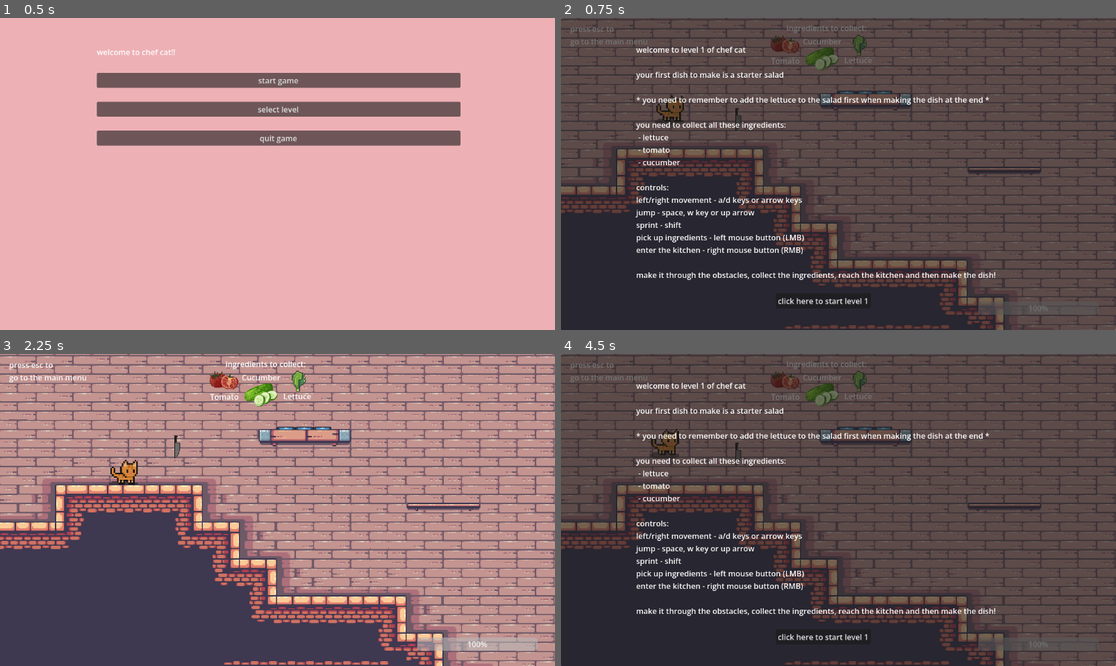
Above: before the commit, frames 1-4 (two rows, left to right).
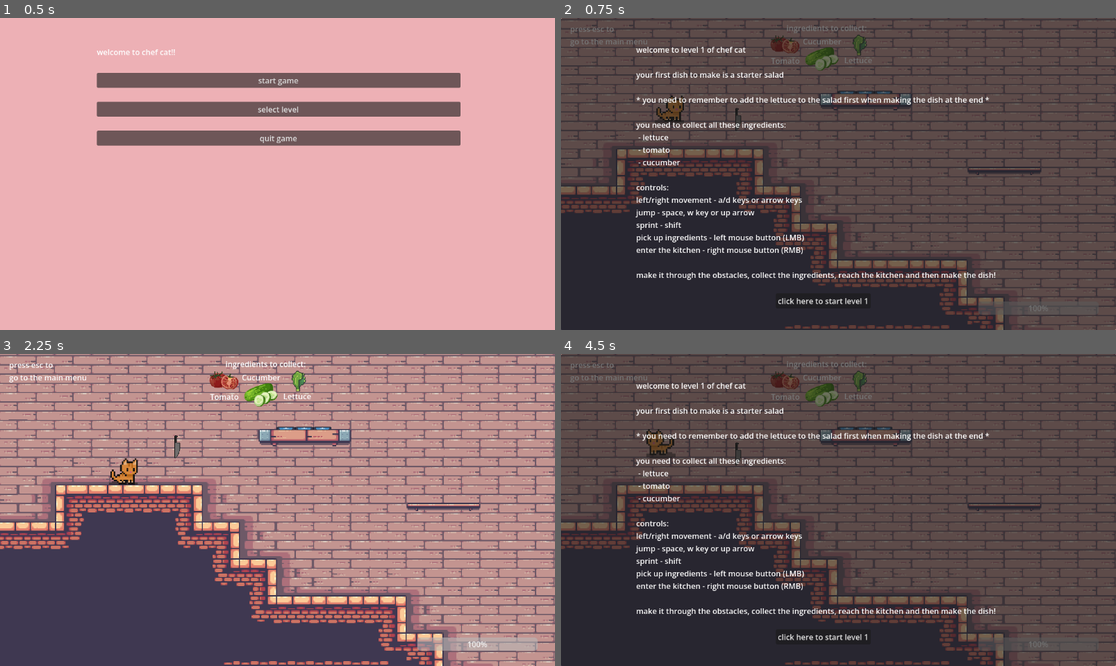
Above: after the commit, the same moments.

Repository: 24106/chef-cat
Game: Godot game, scene res://scenes/main_menu.tscn
Same seed, same stepped clock (60 frames per second), same inputs: the game is played once before the commit and once after it. The engine's default icon, where the game draws it, is replaced by a stand-in: a white triangle on a blue panel in a dark square.
Inputs (mouse positions are in pixels of both pictures, inside the frame that each line leads up to):
- Up to frame 1 (0.5 s): no input
- Up to frame 2 (0.75 s): click "start game" at 0.5 s
- Up to frame 3 (2.25 s): click "click here to start level 1" at 1.25 s; move the mouse to (399, 494) at 2.02 s; hold Right (player_right) from 2.03 s (still down); click (399, 494) at 2.1 s
- Up to frame 4 (4.5 s): tap Up (player_jump) at 2.27, 3.77 s; release Right (player_right) at 2.75 s; click "click here to start level 1" at 2.75 s; move the mouse to (727, 525) at 3.52 s; hold Right (player_right) 3.53-4.28 s; tap Shift (player_sprint) at 3.6 s; move the mouse to (894, 441) at 4.27 s; hold Left (player_left) from 4.28 s (still down); click (894, 441) at 4.35 s

Frame 1 is identical in both runs. In frame 2, less than 0.1% of the frame differs, in the area x 17-21%, y 27-33%; in frame 3, 0.1%; in frame 4, 0.3%, in the area x 15-22%, y 24-33%.

Commit message:
player move animation played when in motion + player flipped when facing certain directions

Diff:
--- a/scenes/player.tscn
+++ b/scenes/player.tscn
@@ -58,6 +58,38 @@
 atlas = ExtResource("4_d2wvv")
 region = Rect2(0, 3200, 1600, 1600)
 
+[sub_resource type="AtlasTexture" id="AtlasTexture_2gdjj"]
+atlas = ExtResource("3_y4r1p")
+region = Rect2(1600, 1600, 1600, 1600)
+
+[sub_resource type="AtlasTexture" id="AtlasTexture_sc3ue"]
+atlas = ExtResource("3_y4r1p")
+region = Rect2(0, 1600, 1600, 1600)
+
+[sub_resource type="AtlasTexture" id="AtlasTexture_lxlsd"]
+atlas = ExtResource("3_y4r1p")
+region = Rect2(1600, 0, 1600, 1600)
+
+[sub_resource type="AtlasTexture" id="AtlasTexture_ha2mi"]
+atlas = ExtResource("3_y4r1p")
+region = Rect2(0, 0, 1600, 1600)
+
+[sub_resource type="AtlasTexture" id="AtlasTexture_apa73"]
+atlas = ExtResource("6_jej6c")
+region = Rect2(1600, 1600, 1600, 1600)
+
+[sub_resource type="AtlasTexture" id="AtlasTexture_74r1k"]
+atlas = ExtResource("6_jej6c")
+region = Rect2(0, 1600, 1600, 1600)
+
+[sub_resource type="AtlasTexture" id="AtlasTexture_8svfe"]
+atlas = ExtResource("6_jej6c")
+region = Rect2(1600, 0, 1600, 1600)
+
+[sub_resource type="AtlasTexture" id="AtlasTexture_2a3c5"]
+atlas = ExtResource("6_jej6c")
+region = Rect2(0, 0, 1600, 1600)
+
 [sub_resource type="AtlasTexture" id="AtlasTexture_pf23h"]
 atlas = ExtResource("5_3v2ag")
 region = Rect2(0, 0, 1600, 1600)
@@ -114,6 +146,22 @@
 atlas = ExtResource("7_f1ej7")
 region = Rect2(0, 3200, 1600, 1600)
 
+[sub_resource type="AtlasTexture" id="AtlasTexture_42b1b"]
+atlas = ExtResource("6_jej6c")
+region = Rect2(1600, 1600, 1600, 1600)
+
+[sub_resource type="AtlasTexture" id="AtlasTexture_h7ic4"]
+atlas = ExtResource("6_jej6c")
+region = Rect2(0, 1600, 1600, 1600)
+
+[sub_resource type="AtlasTexture" id="AtlasTexture_au7lq"]
+atlas = ExtResource("6_jej6c")
+region = Rect2(1600, 0, 1600, 1600)
+
+[sub_resource type="AtlasTexture" id="AtlasTexture_nubpm"]
+atlas = ExtResource("6_jej6c")
+region = Rect2(0, 0, 1600, 1600)
+
 [sub_resource type="AtlasTexture" id="AtlasTexture_giy8y"]
 atlas = ExtResource("8_oprun")
 region = Rect2(0, 0, 1600, 1600)
@@ -134,6 +182,50 @@
 atlas = ExtResource("8_oprun")
 region = Rect2(0, 3200, 1600, 1600)
 
+[sub_resource type="AtlasTexture" id="AtlasTexture_ur7pv"]
+atlas = ExtResource("2_ur7pv")
+region = Rect2(0, 1600, 1600, 1600)
+
+[sub_resource type="AtlasTexture" id="AtlasTexture_y4r1p"]
+atlas = ExtResource("2_ur7pv")
+region = Rect2(1600, 0, 1600, 1600)
+
+[sub_resource type="AtlasTexture" id="AtlasTexture_d2wvv"]
+atlas = ExtResource("2_ur7pv")
+region = Rect2(0, 0, 1600, 1600)
+
+[sub_resource type="AtlasTexture" id="AtlasTexture_3v2ag"]
+atlas = ExtResource("3_y4r1p")
+region = Rect2(1600, 1600, 1600, 1600)
+
+[sub_resource type="AtlasTexture" id="AtlasTexture_jej6c"]
+atlas = ExtResource("3_y4r1p")
+region = Rect2(0, 1600, 1600, 1600)
+
+[sub_resource type="AtlasTexture" id="AtlasTexture_f1ej7"]
+atlas = ExtResource("3_y4r1p")
+region = Rect2(1600, 0, 1600, 1600)
+
+[sub_resource type="AtlasTexture" id="AtlasTexture_oprun"]
+atlas = ExtResource("3_y4r1p")
+region = Rect2(0, 0, 1600, 1600)
+
+[sub_resource type="AtlasTexture" id="AtlasTexture_mx1m4"]
+atlas = ExtResource("6_jej6c")
+region = Rect2(1600, 1600, 1600, 1600)
+
+[sub_resource type="AtlasTexture" id="AtlasTexture_4gjji"]
+atlas = ExtResource("6_jej6c")
+region = Rect2(0, 1600, 1600, 1600)
+
+[sub_resource type="AtlasTexture" id="AtlasTexture_u2ulf"]
+atlas = ExtResource("6_jej6c")
+region = Rect2(1600, 0, 1600, 1600)
+
+[sub_resource type="AtlasTexture" id="AtlasTexture_6e8lb"]
+atlas = ExtResource("6_jej6c")
+region = Rect2(0, 0, 1600, 1600)
+
 [sub_resource type="AtlasTexture" id="AtlasTexture_qhqgy"]
 atlas = ExtResource("2_g2els")
 region = Rect2(0, 0, 1600, 1600)
@@ -154,50 +246,6 @@
 atlas = ExtResource("2_g2els")
 region = Rect2(0, 3200, 1600, 1600)
 
-[sub_resource type="AtlasTexture" id="AtlasTexture_ur7pv"]
-atlas = ExtResource("2_ur7pv")
-region = Rect2(0, 1600, 1600, 1600)
-
-[sub_resource type="AtlasTexture" id="AtlasTexture_y4r1p"]
-atlas = ExtResource("2_ur7pv")
-region = Rect2(1600, 0, 1600, 1600)
-
-[sub_resource type="AtlasTexture" id="AtlasTexture_d2wvv"]
-atlas = ExtResource("2_ur7pv")
-region = Rect2(0, 0, 1600, 1600)
-
-[sub_resource type="AtlasTexture" id="AtlasTexture_3v2ag"]
-atlas = ExtResource("3_y4r1p")
-region = Rect2(1600, 1600, 1600, 1600)
-
-[sub_resource type="AtlasTexture" id="AtlasTexture_jej6c"]
-atlas = ExtResource("3_y4r1p")
-region = Rect2(0, 1600, 1600, 1600)
-
-[sub_resource type="AtlasTexture" id="AtlasTexture_f1ej7"]
-atlas = ExtResource("3_y4r1p")
-region = Rect2(1600, 0, 1600, 1600)
-
-[sub_resource type="AtlasTexture" id="AtlasTexture_oprun"]
-atlas = ExtResource("3_y4r1p")
-region = Rect2(0, 0, 1600, 1600)
-
-[sub_resource type="AtlasTexture" id="AtlasTexture_mx1m4"]
-atlas = ExtResource("6_jej6c")
-region = Rect2(1600, 1600, 1600, 1600)
-
-[sub_resource type="AtlasTexture" id="AtlasTexture_4gjji"]
-atlas = ExtResource("6_jej6c")
-region = Rect2(0, 1600, 1600, 1600)
-
-[sub_resource type="AtlasTexture" id="AtlasTexture_u2ulf"]
-atlas = ExtResource("6_jej6c")
-region = Rect2(1600, 0, 1600, 1600)
-
-[sub_resource type="AtlasTexture" id="AtlasTexture_6e8lb"]
-atlas = ExtResource("6_jej6c")
-region = Rect2(0, 0, 1600, 1600)
-
 [sub_resource type="SpriteFrames" id="SpriteFrames_smehm"]
 animations = [{
 "frames": [{
@@ -211,7 +259,7 @@
 "texture": SubResource("AtlasTexture_fulsm")
 }],
 "loop": false,
-"name": &"going_to_sleep",
+"name": &"go_to_sleep",
 "speed": 4.0
 }, {
 "frames": [{
@@ -228,7 +276,7 @@
 "texture": SubResource("AtlasTexture_a38lo")
 }],
 "loop": false,
-"name": &"lying_down",
+"name": &"lie_down",
 "speed": 5.2
 }, {
 "frames": [{
@@ -248,11 +296,40 @@
 "texture": SubResource("AtlasTexture_31cv2")
 }],
 "loop": true,
-"name": &"lying_idle",
+"name": &"lie_idle",
 "speed": 4.5
 }, {
 "frames": [{
 "duration": 1.0,
+"texture": SubResource("AtlasTexture_2gdjj")
+}, {
+"duration": 1.0,
+"texture": SubResource("AtlasTexture_sc3ue")
+}, {
+"duration": 1.0,
+"texture": SubResource("AtlasTexture_lxlsd")
+}, {
+"duration": 1.0,
+"texture": SubResource("AtlasTexture_ha2mi")
+}, {
+"duration": 1.0,
+"texture": SubResource("AtlasTexture_apa73")
+}, {
+"duration": 1.0,
+"texture": SubResource("AtlasTexture_74r1k")
+}, {
+"duration": 1.0,
+"texture": SubResource("AtlasTexture_8svfe")
+}, {
+"duration": 1.0,
+"texture": SubResource("AtlasTexture_2a3c5")
+}],
+"loop": true,
+"name": &"lie_to_move",
+"speed": 8.0
+}, {
+"frames": [{
+"duration": 1.0,
 "texture": SubResource("AtlasTexture_pf23h")
 }, {
 "duration": 1.0,
@@ -268,8 +345,8 @@
 "texture": SubResource("AtlasTexture_gl8cc")
 }],
 "loop": true,
-"name": &"moving",
-"speed": 6.5
+"name": &"move",
+"speed": 6.7
 }, {
 "frames": [{
 "duration": 1.0,
@@ -285,7 +362,7 @@
 "texture": SubResource("AtlasTexture_jc3p3")
 }],
 "loop": false,
-"name": &"sitting_down",
+"name": &"sit_down",
 "speed": 5.2
 }, {
 "frames": [{
@@ -305,11 +382,28 @@
 "texture": SubResource("AtlasTexture_2dvfe")
 }],
 "loop": true,
-"name": &"sitting_idle",
+"name": &"sit_idle",
 "speed": 4.8
 }, {
 "frames": [{
 "duration": 1.0,
+"texture": SubResource("AtlasTexture_42b1b")
+}, {
+"duration": 1.0,
+"texture": SubResource("AtlasTexture_h7ic4")
+}, {
+"duration": 1.0,
+"texture": SubResource("AtlasTexture_au7lq")
+}, {
+"duration": 1.0,
+"texture": SubResource("AtlasTexture_nubpm")
+}],
+"loop": false,
+"name": &"sit_to_move",
+"speed": 5.2
+}, {
+"frames": [{
+"duration": 1.0,
 "texture": SubResource("AtlasTexture_giy8y")
 }, {
 "duration": 1.0,
@@ -325,8 +419,46 @@
 "texture": SubResource("AtlasTexture_holxr")
 }],
 "loop": true,
-"name": &"sleeping_idle",
+"name": &"sleep_idle",
 "speed": 4.5
+}, {
+"frames": [{
+"duration": 1.0,
+"texture": SubResource("AtlasTexture_ur7pv")
+}, {
+"duration": 1.0,
+"texture": SubResource("AtlasTexture_y4r1p")
+}, {
+"duration": 1.0,
+"texture": SubResource("AtlasTexture_d2wvv")
+}, {
+"duration": 1.0,
+"texture": SubResource("AtlasTexture_3v2ag")
+}, {
+"duration": 1.0,
+"texture": SubResource("AtlasTexture_jej6c")
+}, {
+"duration": 1.0,
+"texture": SubResource("AtlasTexture_f1ej7")
+}, {
+"duration": 1.0,
+"texture": SubResource("AtlasTexture_oprun")
+}, {
+"duration": 1.0,
+"texture": SubResource("AtlasTexture_mx1m4")
+}, {
+"duration": 1.0,
+"texture": SubResource("AtlasTexture_4gjji")
+}, {
+"duration": 1.0,
+"texture": SubResource("AtlasTexture_u2ulf")
+}, {
+"duration": 1.0,
+"texture": SubResource("AtlasTexture_6e8lb")
+}],
+"loop": false,
+"name": &"sleep_to_move",
+"speed": 8.5
 }, {
 "frames": [{
 "duration": 1.0,
@@ -347,44 +479,6 @@
 "loop": true,
 "name": &"standing_idle",
 "speed": 5.0
-}, {
-"frames": [{
-"duration": 1.0,
-"texture": SubResource("AtlasTexture_ur7pv")
-}, {
-"duration": 1.0,
-"texture": SubResource("AtlasTexture_y4r1p")
-}, {
-"duration": 1.0,
-"texture": SubResource("AtlasTexture_d2wvv")
-}, {
-"duration": 1.0,
-"texture": SubResource("AtlasTexture_3v2ag")
-}, {
-"duration": 1.0,
-"texture": SubResource("AtlasTexture_jej6c")
-}, {
-"duration": 1.0,
-"texture": SubResource("AtlasTexture_f1ej7")
-}, {
-"duration": 1.0,
-"texture": SubResource("AtlasTexture_oprun")
-}, {
-"duration": 1.0,
-"texture": SubResource("AtlasTexture_mx1m4")
-}, {
-"duration": 1.0,
-"texture": SubResource("AtlasTexture_4gjji")
-}, {
-"duration": 1.0,
-"texture": SubResource("AtlasTexture_u2ulf")
-}, {
-"duration": 1.0,
-"texture": SubResource("AtlasTexture_6e8lb")
-}],
-"loop": true,
-"name": &"waking_up",
-"speed": 8.5
 }]
 
 [sub_resource type="CapsuleShape2D" id="CapsuleShape2D_mx1m4"]
@@ -398,8 +492,10 @@
 position = Vector2(-13.750016, 60.750015)
 scale = Vector2(0.21093753, 0.21093753)
 sprite_frames = SubResource("SpriteFrames_smehm")
-animation = &"standing_idle"
+animation = &"lie_to_move"
 autoplay = "standing_idle"
+frame = 2
+frame_progress = 0.011673007
 
 [node name="Camera2D" type="Camera2D" parent="." unique_id=772868981]
 offset = Vector2(2, 5)
--- a/scripts/player.gd
+++ b/scripts/player.gd
@@ -1,6 +1,9 @@
 extends CharacterBody2D
 
 @onready var sprint_bar = $CanvasLayer/ProgressBar
+
+@onready var animated_sprite = $AnimatedSprite2D
+
 
 var speed = 600
 var sprint_speed = 925
@@ -36,6 +39,7 @@
 var collected_ingredients = []
 var ingredient_failed = false
 
+
 func _physics_process(delta: float) -> void:
 	if slippery:
 		ice_input_delay += delta
@@ -56,6 +60,8 @@
 
 	player_movement()
 	jump()
+
+	update_animation()
 
 	if global_position.y > 3675:
 		get_tree().reload_current_scene()
@@ -120,3 +126,23 @@
 func add_ingredient(name):
 	if name not in collected_ingredients:
 		collected_ingredients.append(name)
+
+
+func update_animation():
+
+	var moving = abs(velocity.x) > 10
+	var airborne = !is_on_floor()
+
+	# Flip sprite depending on movement direction
+	if velocity.x != 0:
+		animated_sprite.flip_h = velocity.x < 0
+
+	# Moving or jumping
+	if moving or airborne:
+		if animated_sprite.animation != "move":
+			animated_sprite.play("move")
+		return
+
+	# Standing still
+	if animated_sprite.animation != "standing_idle":
+		animated_sprite.play("standing_idle")
